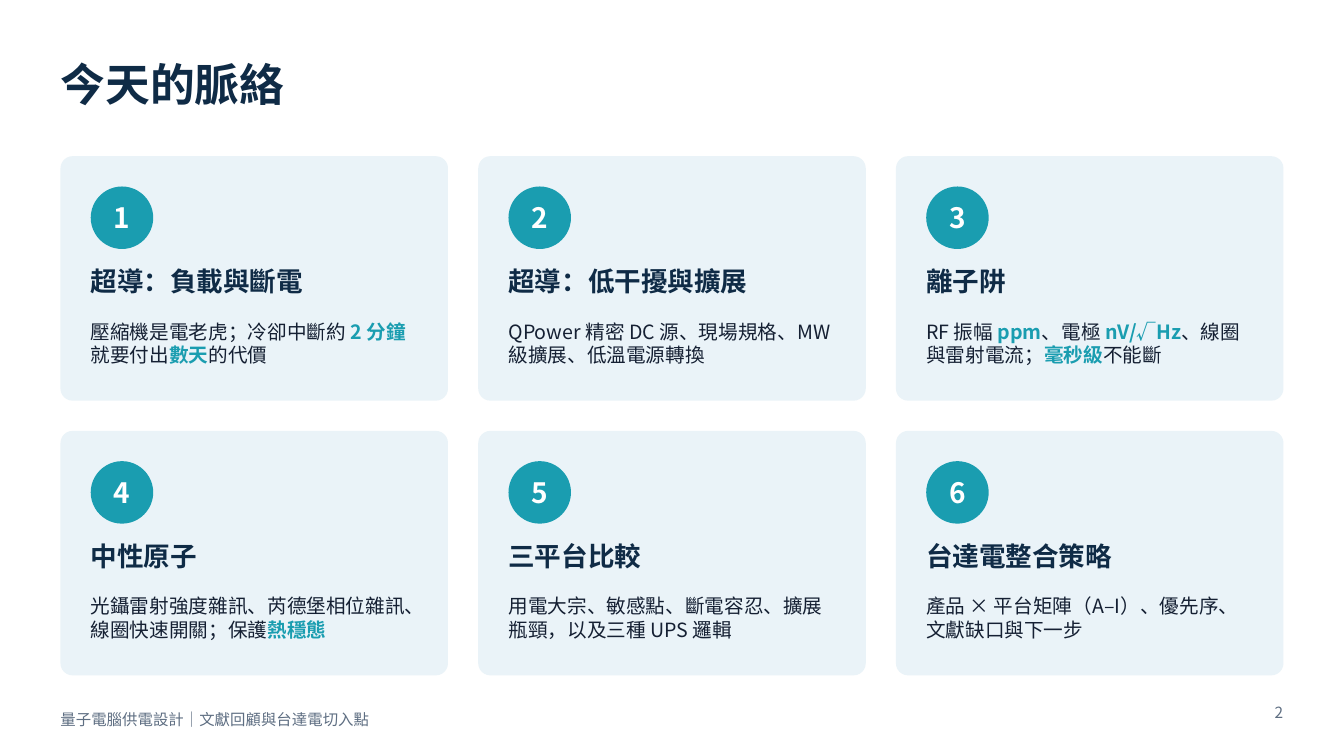
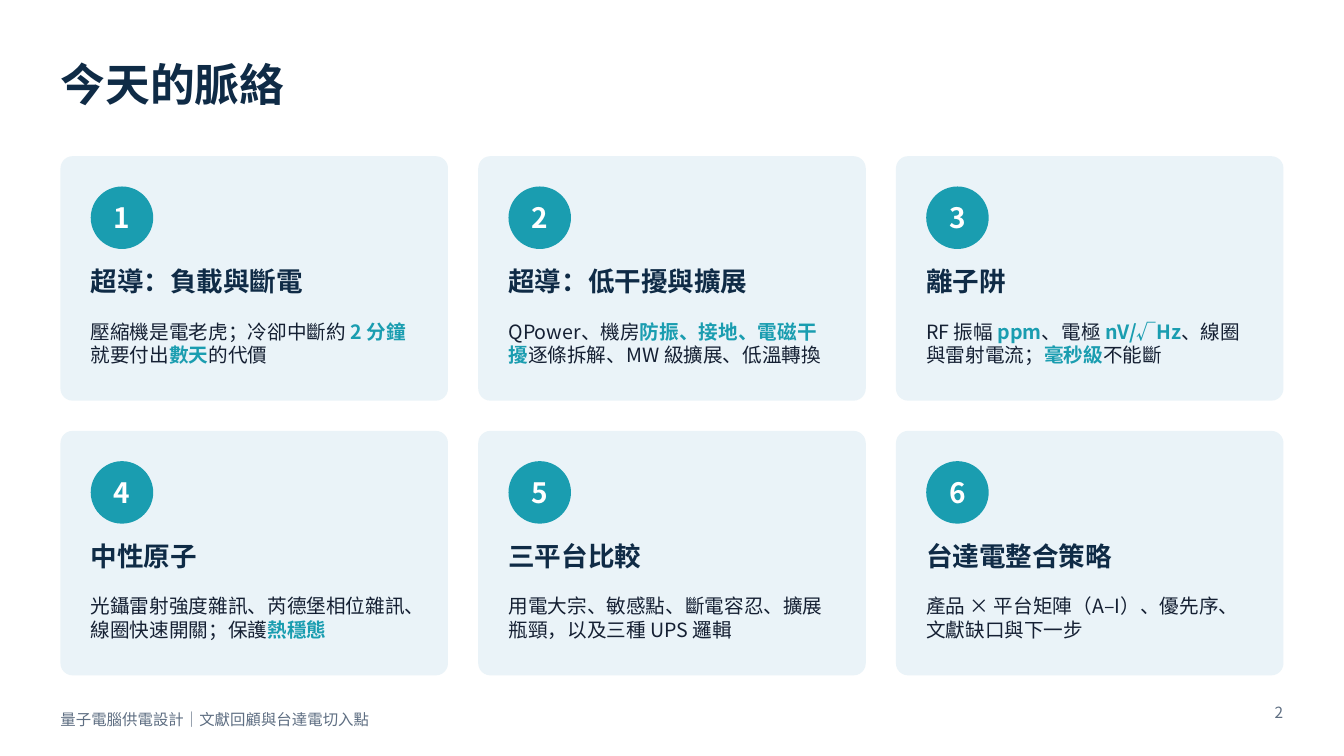
Before and after one commit to pcpcchen-coder/QuantumComputing, a slide deck: slide 2 of slides/output/qc-power-supply-delta.pptx. Drawn at 1344x756 pixels with LibreOffice and Linux fonts; fonts in the diff are those of the drawing. Boxes give left, top, right and bottom in pixels: in the first picture for what was removed or moved away, otherwise in the second. Text is boxed around its words. In the diff, an @@ line names an element or a change of style, - is before the commit and + after.

```diff
--- a/slides/output/qc-power-supply-delta.pptx
+++ b/slides/output/qc-power-supply-delta.pptx
@@ text at bbox=[508, 322, 821, 364]: text changed @@
-QPower 精密 DC 源、現場規格、MW 級擴展、低溫電源轉換
+QPower、機房防振、接地、電磁干擾逐條拆解、MW 級擴展、低溫轉換
```
Also in this commit, not shown: 2 other slides changed, 7 slides added, 5 other files.
